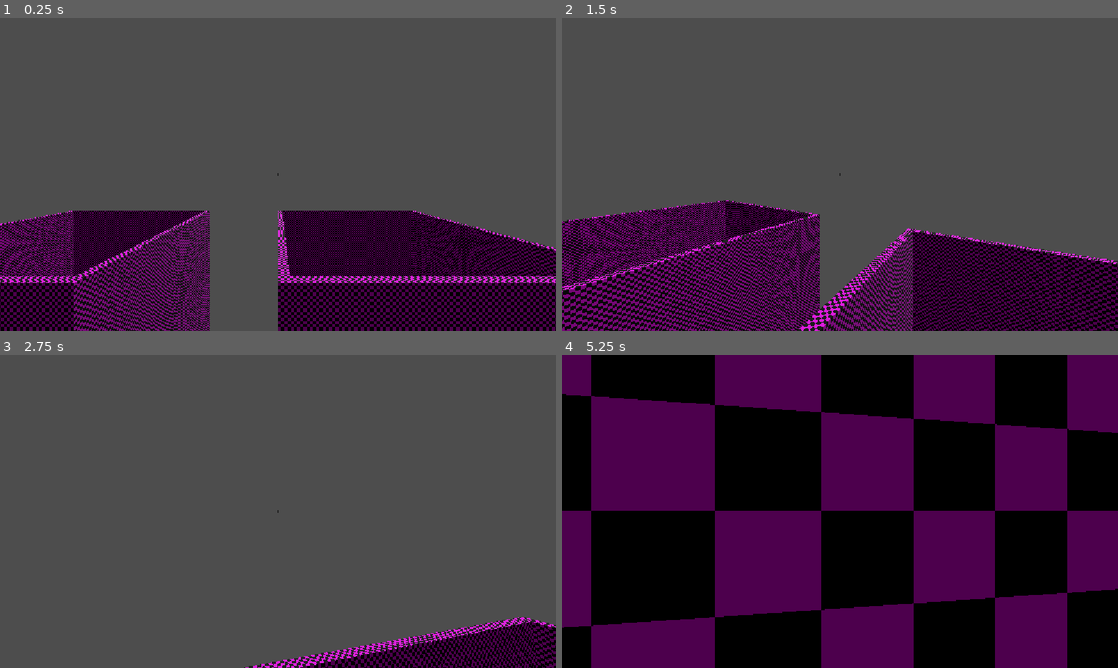
Above: before the commit, frames 1-4 (two rows, left to right).
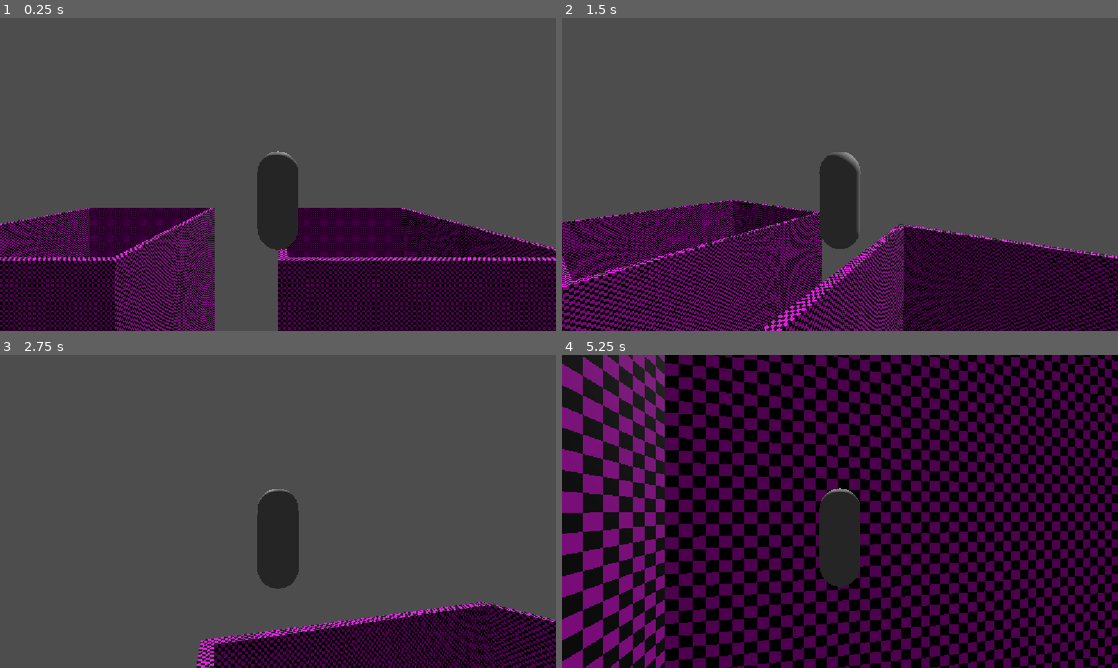
Above: after the commit, the same moments.

Repository: Joel-Paul/Game-like-Jam-10
Game: Godot game, scene res://scenes/world/world.tscn
Same seed, same stepped clock (60 frames per second), same inputs: the game is played once before the commit and once after it.
Inputs (mouse positions are in pixels of both pictures, inside the frame that each line leads up to):
- Up to frame 1 (0.25 s): no input
- Up to frame 2 (1.5 s): tap Enter at 0.5 s; move the mouse to (867, 174) at 0.52 s; press the mouse at (867, 174) at 0.53 s; hold W (forward) from 0.53 s (still down); tap Space (jump) at 0.77 s; move the mouse to (812, 174) at 1.27 s; release the mouse at (812, 174) at 1.28 s; tap Ctrl (crouch) at 1.35 s
- Up to frame 3 (2.75 s): keep holding W (forward); tap Space (jump) at 1.52 s; move the mouse to (289, 505) at 2.02 s; tap F (fly) at 2.1 s
- Up to frame 4 (5.25 s): keep holding W (forward); move the mouse to (834, 517) at 2.77 s; right-click (834, 517) at 2.85 s; tap Space (jump) at 3.02, 3.77, 4.52 s; move the mouse to (878, 514) at 3.52 s; hold Shift (sprint) 3.53-4.28 s; move the mouse to (795, 508) at 4.27 s; click (795, 508) at 4.35 s; move the mouse to (845, 511) at 5.02 s; hold Ctrl (crouch) from 5.03 s (still down)

The runs differ from the first frame. In frame 1, 15% of the frame differs, in the area x 0-100%, y 42-100%; in frame 2, 20%; in frame 3, 10%; in frame 4, 57%, in the area x 0-100%, y 0-100%.

Commit message:
3rd person camera

Diff:
--- a/scenes/player/player.gd
+++ b/scenes/player/player.gd
@@ -18,8 +18,8 @@
 @export var mouse_sensitivity: float = 0.01  # radians/pixel
 
 @onready var head: Node3D = $Head
-@onready var eye_camera: Camera3D = $Head/EyeCamera
-@onready var voxel_cast: VoxelCast = $Head/EyeCamera/RayCast3D
+@onready var eye_camera: Camera3D = $Head/SpringArm3D/EyeCamera
+@onready var voxel_cast: VoxelCast = $Head/RayCast3D
 @onready var collision_shape_3d: CollisionShape3D = $CollisionShape3D
 
 var flying: bool = true
@@ -73,9 +73,9 @@
 func _unhandled_input(event: InputEvent) -> void:
 	if event is InputEventMouseMotion:
 		var relative: Vector2 = event.relative * mouse_sensitivity
-		head.rotate_y(-relative.x)
-		eye_camera.rotate_x(-relative.y)
-		eye_camera.rotation.x = clampf(eye_camera.rotation.x, deg_to_rad(-90), deg_to_rad(90))
+		rotate_y(-relative.x)
+		head.rotate_x(-relative.y)
+		head.rotation.x = clampf(head.rotation.x, deg_to_rad(-90), deg_to_rad(45))
 
 	if event.is_action_pressed("place_voxel"):
 		var hit: VoxelCast.RayHit = voxel_cast.get_voxel()
--- a/scenes/player/player.tscn
+++ b/scenes/player/player.tscn
@@ -11,6 +11,10 @@
 radius = 0.4
 height = 1.9
 
+[sub_resource type="SphereMesh" id="SphereMesh_x7mai"]
+radius = 0.1
+height = 0.2
+
 [node name="Player" type="CharacterBody3D" unique_id=1832668561]
 script = ExtResource("1_8afob")
 
@@ -20,15 +24,20 @@
 [node name="MeshInstance3D" type="MeshInstance3D" parent="." unique_id=1547248782]
 mesh = SubResource("CapsuleMesh_rxyi6")
 
+[node name="NoseMesh" type="MeshInstance3D" parent="MeshInstance3D" unique_id=1065788606]
+transform = Transform3D(1, 0, 0, 0, 1, 0, 0, 0, 1, 0, 0.44682246, -0.41360223)
+mesh = SubResource("SphereMesh_x7mai")
+
 [node name="Head" type="Node3D" parent="." unique_id=1883202548]
 transform = Transform3D(1, 0, 0, 0, 1, 0, 0, 0, 1, 0, 0.5, 0)
 
-[node name="EyeCamera" type="Camera3D" parent="Head" unique_id=237174927]
+[node name="SpringArm3D" type="SpringArm3D" parent="Head" unique_id=521056825]
+spring_length = 4.0
+margin = 0.5
+
+[node name="EyeCamera" type="Camera3D" parent="Head/SpringArm3D" unique_id=237174927]
 current = true
 
-[node name="RayCast3D" type="RayCast3D" parent="Head/EyeCamera" unique_id=280856908]
+[node name="RayCast3D" type="RayCast3D" parent="Head" unique_id=280856908]
 target_position = Vector3(0, 0, -4)
 script = ExtResource("2_dovo2")
-
-[node name="CSGBox3D" type="CSGBox3D" parent="Head/EyeCamera/RayCast3D" unique_id=1216501414]
-transform = Transform3D(0.05, 0, 0, 0, 0.05, 0, 0, 0, 0.05, 0, 0, -4)
